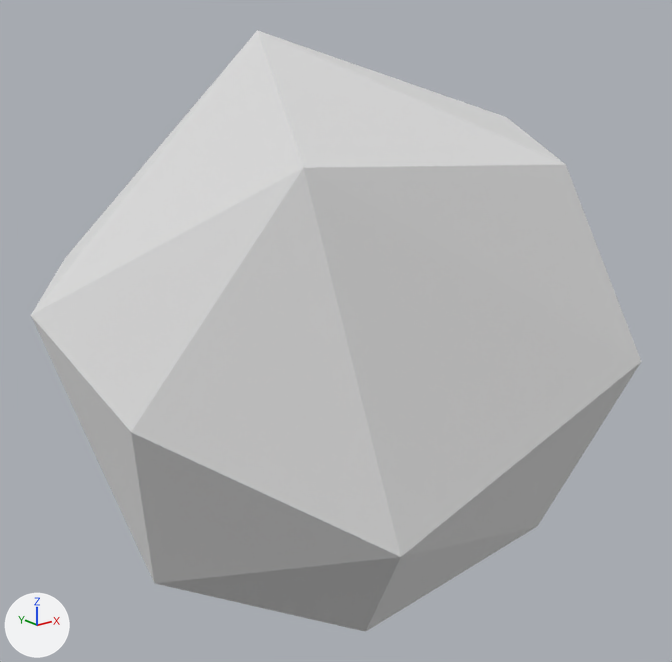
An edit to the glTF model public/models/shrub.glb, drawn before and after from the same camera.
The view is the same before and after, from a camera (50 mm lens) standing at (-1.421, -1.781, 1.219) and looking at (0.01, 0.009, 0.503). Lighting does not change. The marker at lower left points along +X, +Y and +Z. Where no turn or scale is listed for an object, it has been applied to the vertices.

In view in the first picture: 'shrub'.
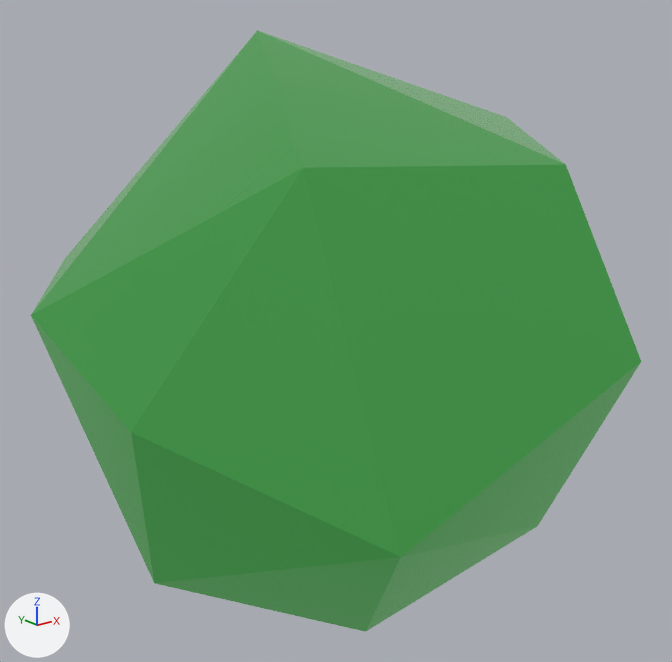
Pixel boxes [x1, y1, x2, y2] of what changed, in the pictures (672 x 662 px):
```json
{"object": "shrub", "change": "recoloured", "before": [31, 30, 641, 632], "after": [31, 30, 641, 632], "on screen": "grey to green"}
```

Scene script edits in JSON lines:
```json
{"op": "add", "block": "img_base", "code": ["img_base = load_image('base', '_unpacked/base', 1024, 1024, 'sRGB')"]}
{"op": "add", "block": "mat_lowpoly_colors_001", "code": ["mat_lowpoly_colors_001 = bpy.data.materials.new('LOWPOLY-COLORS.001')", "# uses the picture img_base"]}
{"block": "me_shrub", "where": "me_shrub.from_pydata(...)  # 16 vertices, 28 faces; spans x -0.72..0.78, y -0.72..0.7, z -0.24..1.24"}
{"op": "remove", "block": "me_shrub", "code": "me_shrub.materials.append(mat_lowpoly_colors)  # white #e7e7e7"}
{"op": "add", "block": "me_shrub", "code": "me_shrub.materials.append(mat_lowpoly_colors_001)"}
```
